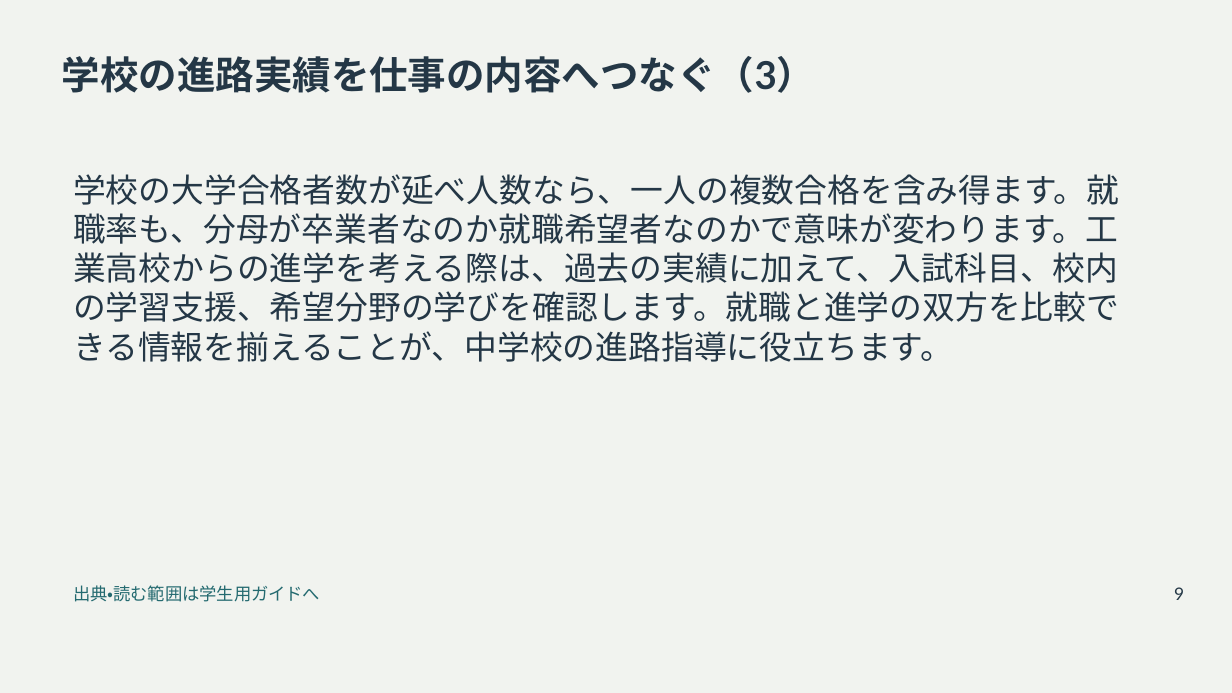
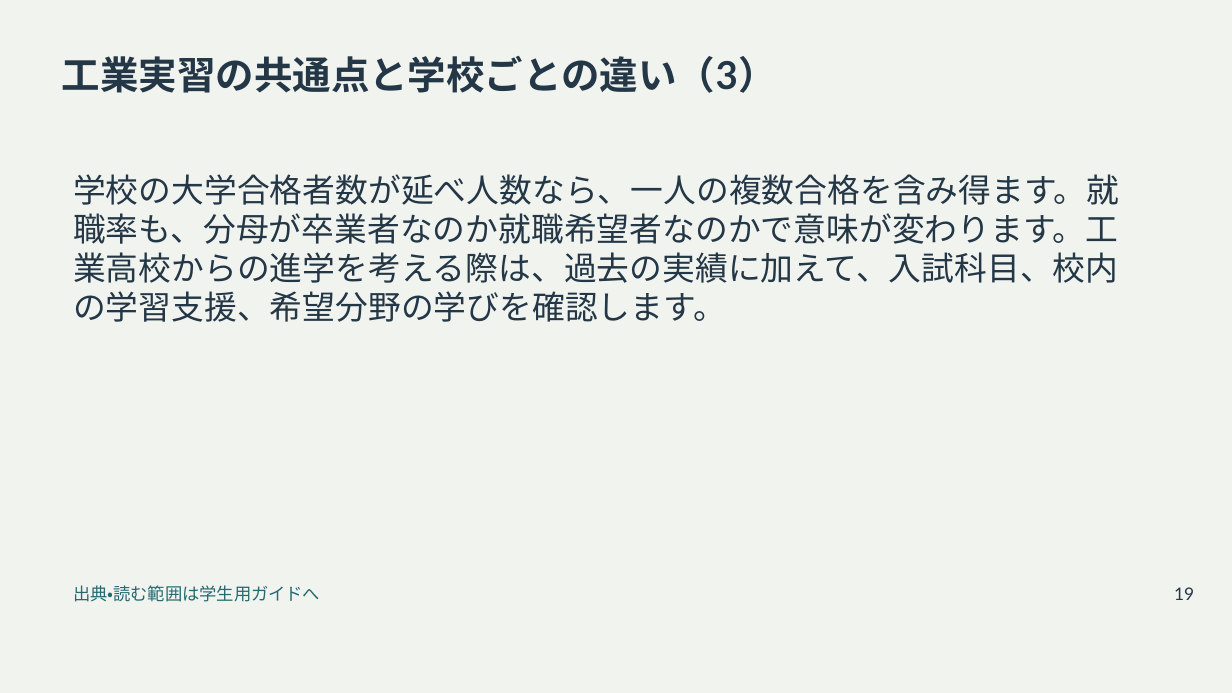
Before and after one commit to zooc-14calbp/industrial-education-ii, a slide deck: slide 19 of reorganized/20261105/main/03/slides.pptx (slide 9 before the commit). Drawn at 1232x693 pixels with LibreOffice and Linux fonts; fonts in the diff are those of the drawing. Boxes give left, top, right and bottom in pixels: in the first picture for what was removed or moved away, otherwise in the second. Text is boxed around its words. In the diff, an @@ line names an element or a change of style, - is before the commit and + after.

```diff
--- a/reorganized/20261105/main/03/slides.pptx
+++ b/reorganized/20261105/main/03/slides.pptx
@@ title at box(62, 56, 777, 93): text changed @@
-学校の進路実績を仕事の内容へつなぐ（3）
+工業実習の共通点と学校ごとの違い（3）
@@ text at box(73, 174, 1119, 322): text changed @@
-学校の大学合格者数が延べ人数なら、一人の複数合格を含み得ます。就職率も、分母が卒業者なのか就職希望者なのかで意味が変わります。工業高校からの進学を考える際は、過去の実績に加えて、入試科目、校内の学習支援、希望分野の学びを確認します。就職と進学の双方を比較できる情報を揃えることが、中学校の進路指導に役立ちます。
+学校の大学合格者数が延べ人数なら、一人の複数合格を含み得ます。就職率も、分母が卒業者なのか就職希望者なのかで意味が変わります。工業高校からの進学を考える際は、過去の実績に加えて、入試科目、校内の学習支援、希望分野の学びを確認します。
@@ text at box(1174, 587, 1194, 600): text changed @@
-9
+19
```
Also in this commit, not shown: 11 other slides changed, 13 slides added, 18 other files.
